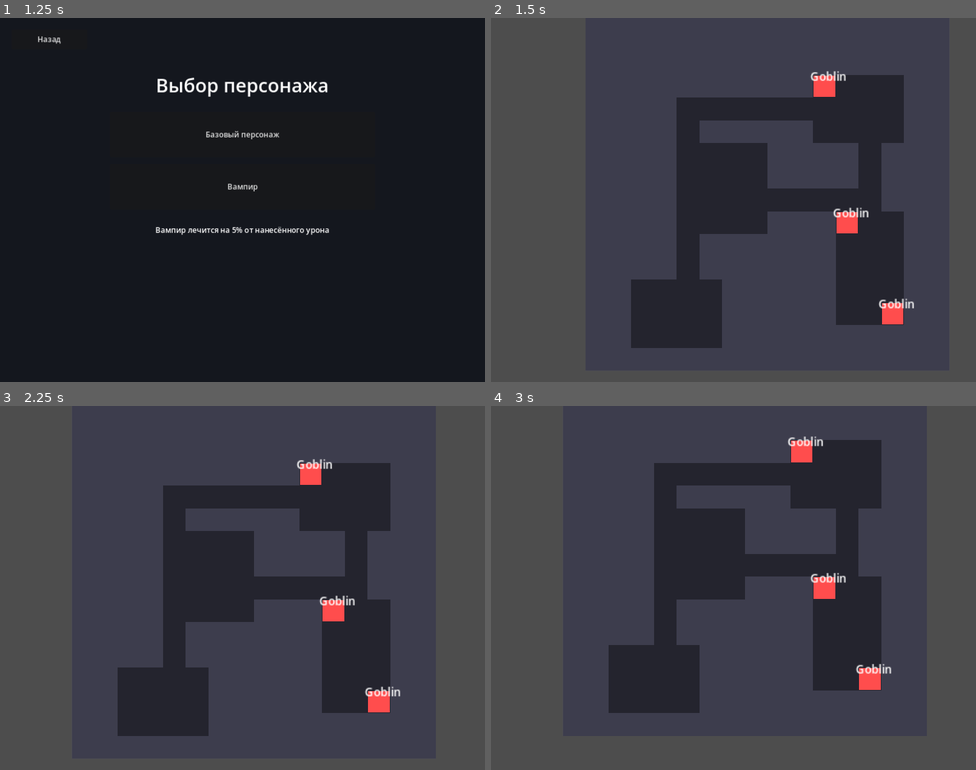
Above: before the commit, frames 1-4 (two rows, left to right).
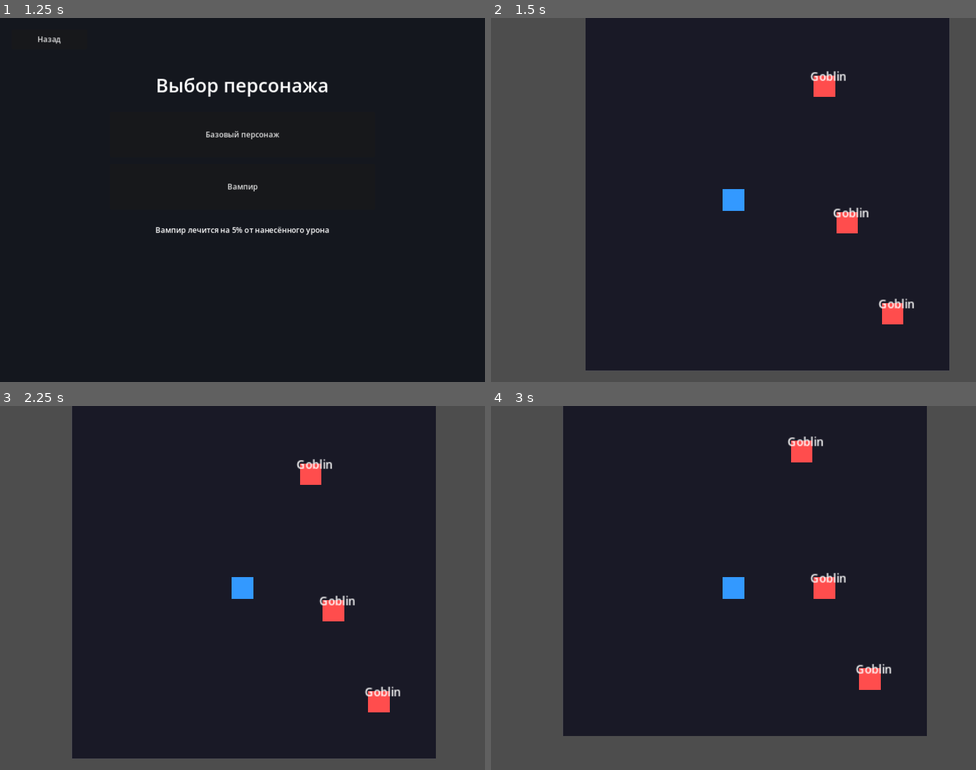
Above: after the commit, the same moments.

Repository: ProninNikita/rpgdungeon
Game: Godot game, scene res://scenes/ui/main_menu.tscn
The game is run twice, just before and just after one commit, with the same random seed, the same clock (stepped at 60 frames per second) and the same inputs.
Inputs:
- Up to frame 1 (1.25 s): click "Новая игра" at 0.5 s
- Up to frame 2 (1.5 s): click "Базовый персонаж" at 1.25 s
- Up to frame 3 (2.25 s): tap Enter at 2 s; hold Right (ui_right) from 2.03 s (still down)
- Up to frame 4 (3 s): tap Space at 2.75 s; release Right (ui_right) at 2.78 s; hold Down (ui_down) from 2.78 s (still down)

Frame 1 is identical in both runs. In frame 2, 52% of the frame differs, in the area x 19-95%, y 0-97%; in frame 3, 52%, in the area x 14-90%, y 0-97%; in frame 4, 47%.

Commit message:
Fix dungeon draw order

Diff:
--- a/scripts/room.gd
+++ b/scripts/room.gd
@@ -20,16 +20,21 @@
 func build_level() -> void:
 	floor_positions.clear()
 	wall_positions.clear()
+	player.z_index = 20
+
 	floors_container = Node2D.new()
 	floors_container.name = "GeneratedFloors"
+	floors_container.z_index = -20
 	add_child(floors_container)
 
 	walls_container = Node2D.new()
 	walls_container.name = "GeneratedWalls"
+	walls_container.z_index = -10
 	add_child(walls_container)
 
 	enemies_container = Node2D.new()
 	enemies_container.name = "GeneratedEnemies"
+	enemies_container.z_index = 10
 	add_child(enemies_container)
 
 	place_player()
